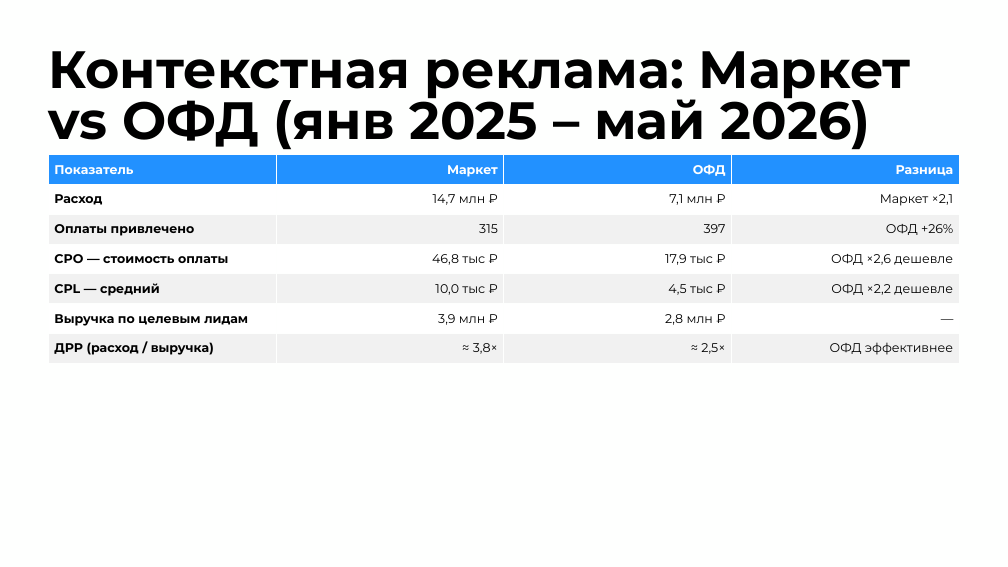
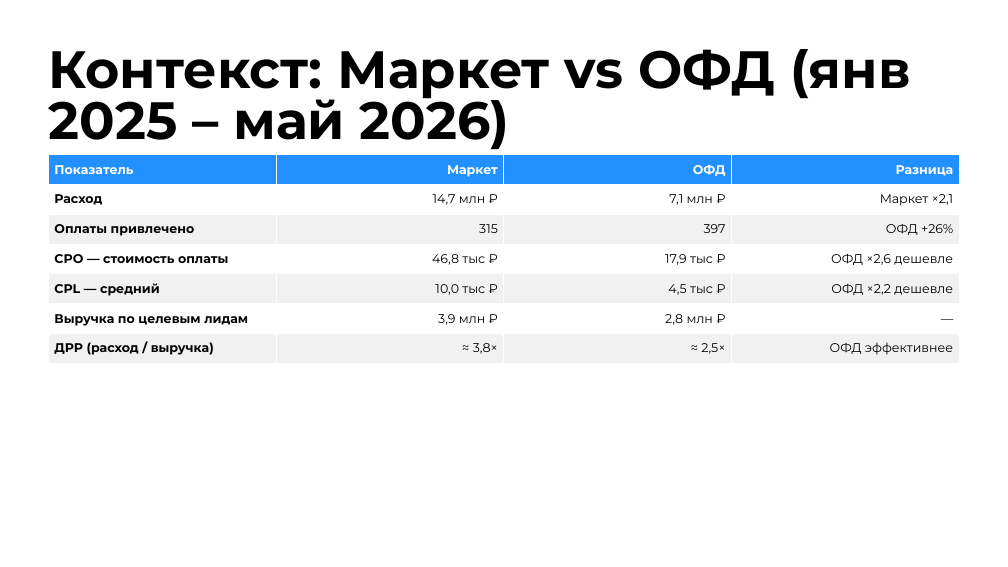
Before and after one commit to burbonivanovich-oss/google-presentation, a slide deck: slide 21 of Итоги Q1 2026 — Контур.pptx (slide 16 before the commit). Drawn at 1008x567 pixels with LibreOffice and Linux fonts; fonts in the diff are those of the drawing. Boxes give left, top, right and bottom in pixels: in the first picture for what was removed or moved away, otherwise in the second. Text is boxed around its words. In the diff, an @@ line names an element or a change of style, - is before the commit and + after.

```diff
--- a/Итоги Q1 2026 — Контур.pptx
+++ b/Итоги Q1 2026 — Контур.pptx
@@ title at (49, 49, 911, 150): text changed @@
-Контекстная реклама: Маркет vs ОФД (янв 2025 – май 2026)
+Контекст: Маркет vs ОФД (янв 2025 – май 2026)
```
Also in this commit, not shown: 5 other slides changed, 10 slides added, 1 other file.
